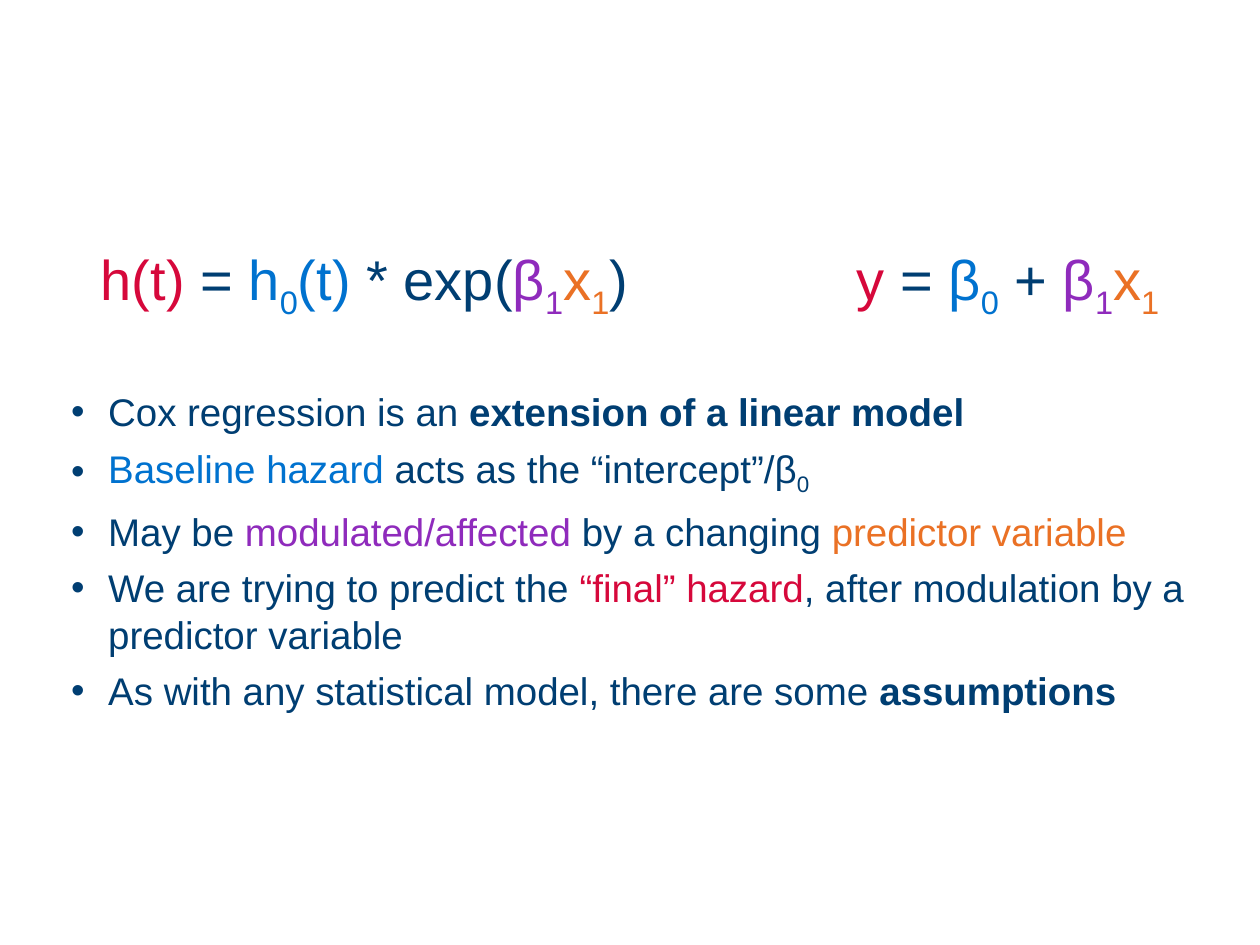
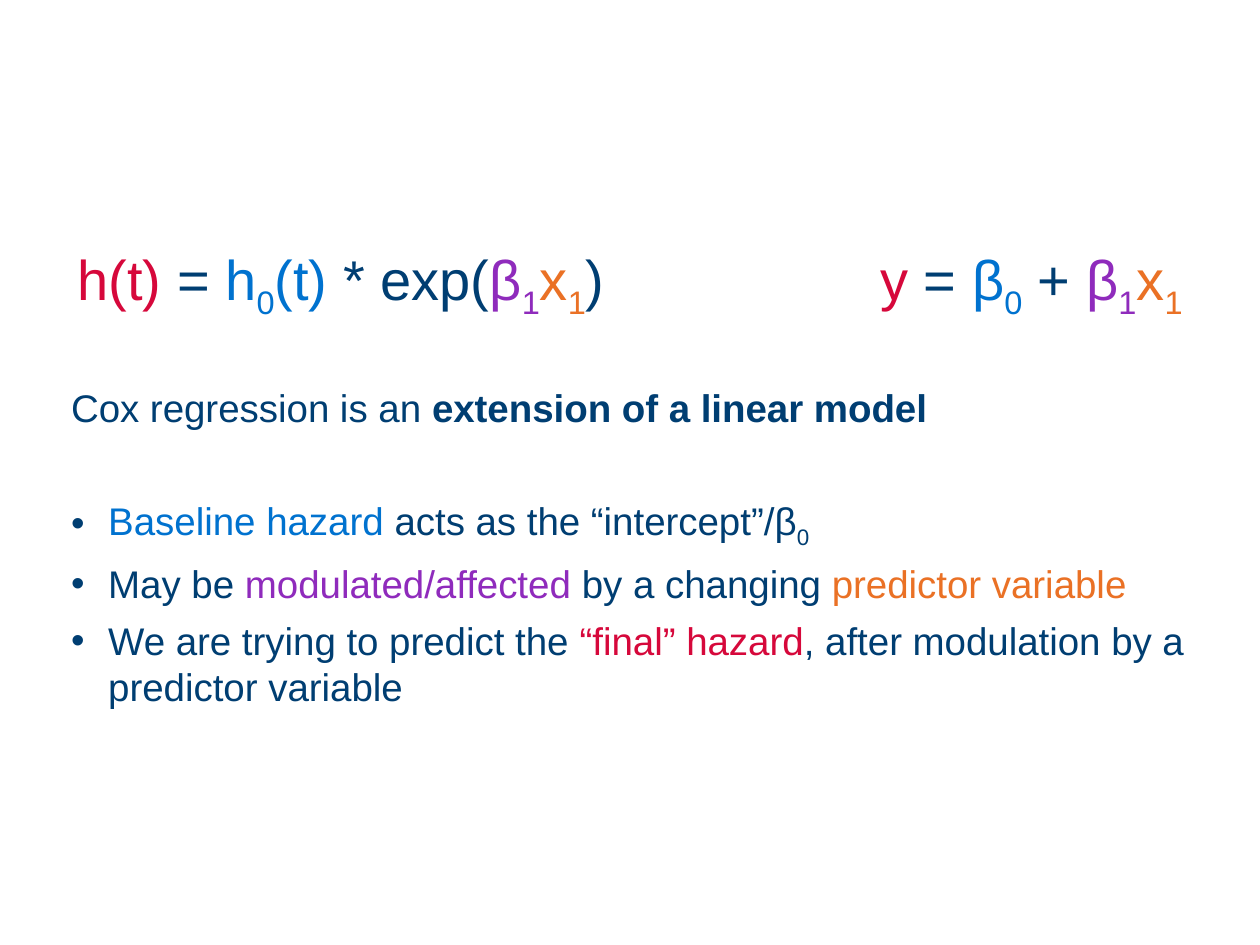
Before and after one commit to cambiotraining/stats-survival-analysis, a slide deck: slide 87 of survival-analysis-draft.pptx. Drawn at 1260x945 pixels with LibreOffice and Linux fonts; fonts in the diff are those of the drawing; background and template pictures are left out. Boxes give left, top, right and bottom in pixels: in the first picture for what was removed or moved away, otherwise in the second. Text is boxed around its words. In the diff, an @@ line names an element or a change of style, - is before the commit and + after.

```diff
--- a/survival-analysis-draft.pptx
+++ b/survival-analysis-draft.pptx
@@ text at [340, 394, 927, 423]: bullet • to none @@
@@ text at [108, 677, 1116, 713]: paragraph removed @@
-• As with any statistical model, there are some assumptions
```
Also in this commit, not shown: 13 other slides changed, 20 slides added, 6 slides removed, 33 other files.
